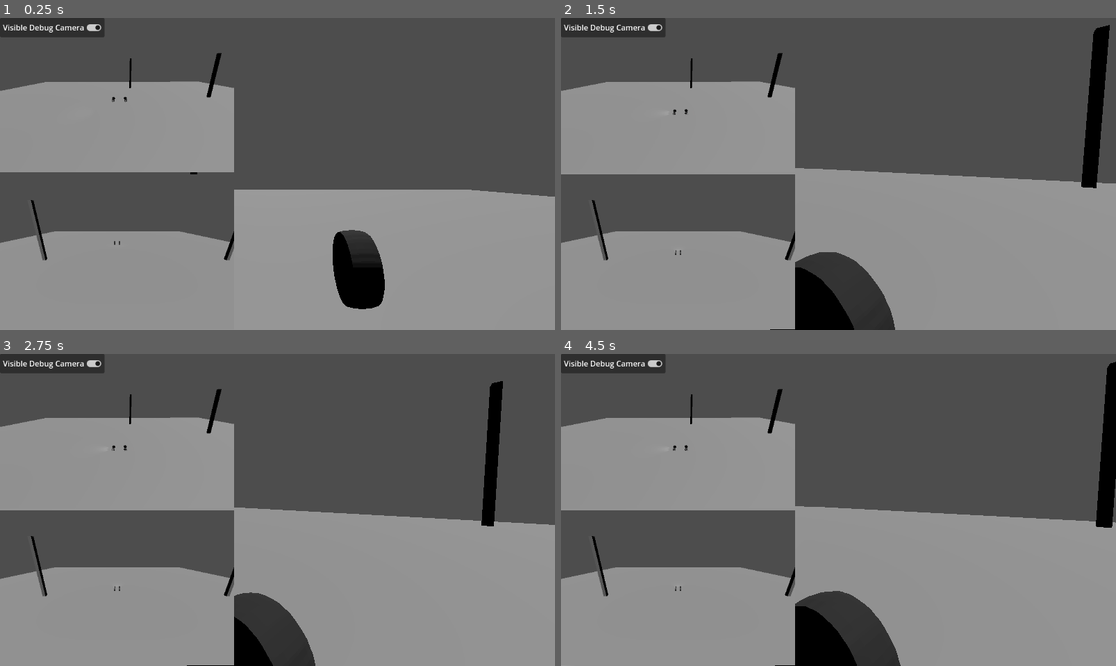
Above: before the commit, frames 1-4 (two rows, left to right).
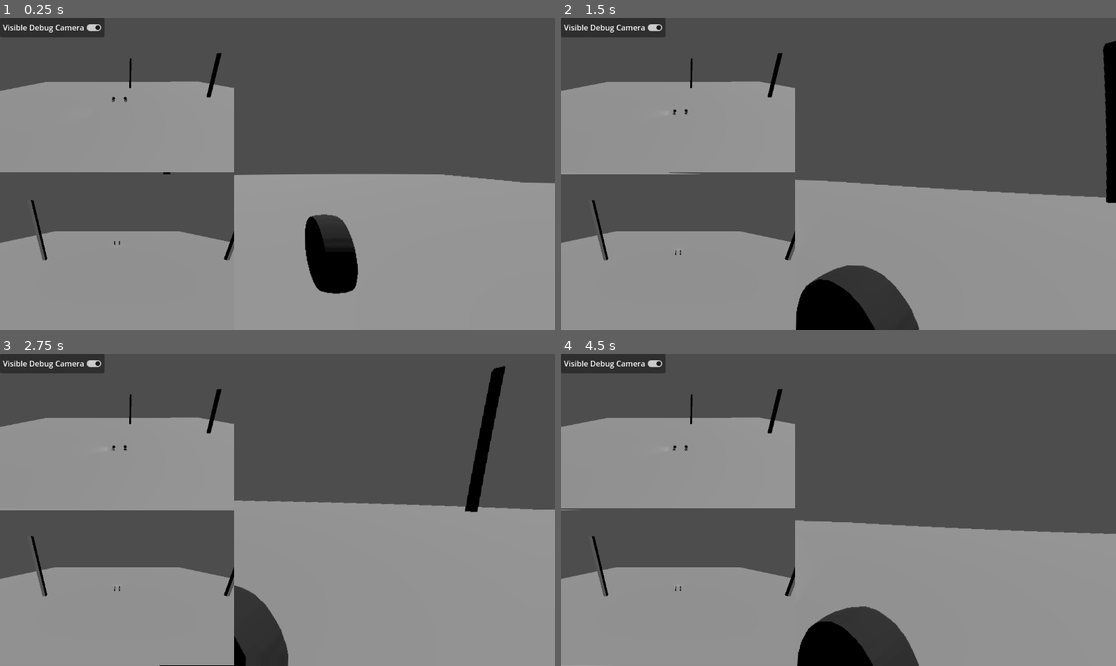
Above: after the commit, the same moments.

Repository: 45DegreeAngl/Code-for-cause
Game: Godot game, scene res://Prefabs/Player/debug_level.tscn
The game is run twice, just before and just after one commit, with the same random seed, the same clock (stepped at 60 frames per second) and the same inputs. Before the commit the project has no main scene; this scene is started directly in both runs.
Inputs (mouse positions are in pixels of both pictures, inside the frame that each line leads up to):
- Up to frame 1 (0.25 s): no input
- Up to frame 2 (1.5 s): tap Enter (Enter) at 0.5 s; move the mouse to (866, 174) at 0.52 s; hold Page Up (Page Up) from 0.53 s (still down); tap 0 (0) at 0.6 s; click (866, 174) at 0.67 s; tap 1 (1) at 0.8, 1.35 s; move the mouse to (810, 174) at 1.27 s; click (810, 174) at 1.42 s
- Up to frame 3 (2.75 s): keep holding Page Up (Page Up); tap 2 (2) at 1.55, 2.1 s; move the mouse to (288, 503) at 2.02 s; click (288, 503) at 2.17 s; tap 3 (3) at 2.3 s
- Up to frame 4 (4.5 s): keep holding Page Up (Page Up); move the mouse to (832, 516) at 2.77 s; tap 3 (3) at 2.85 s; click (832, 516) at 2.92 s; tap 4 (4) at 3.05, 3.6 s; move the mouse to (877, 513) at 3.52 s; click (877, 513) at 3.67 s; tap 5 (5) at 3.8, 4.35 s; move the mouse to (794, 506) at 4.27 s; click (794, 506) at 4.42 s

The runs differ from the first frame. In frame 1, 5.3% of the frame differs, in the area x 29-100%, y 49-94%; in frame 2, 6.8%, in the area x 19-100%, y 2-100%; in frame 3, 5.0%; in frame 4, 5.9%.

Commit message:
Drunk acquired

Diff:
--- a/Prefabs/Player/character_debug.tscn
+++ b/Prefabs/Player/character_debug.tscn
@@ -35,7 +35,7 @@
 
 [node name="SubViewport" type="SubViewport" parent="Debug Camera/ViewportContainer/SubViewportContainer"]
 handle_input_locally = false
-size = Vector2i(486, 321)
+size = Vector2i(2, 2)
 render_target_update_mode = 0
 
 [node name="Camera3D" type="Camera3D" parent="Debug Camera/ViewportContainer/SubViewportContainer/SubViewport"]
@@ -48,7 +48,7 @@
 
 [node name="SubViewport" type="SubViewport" parent="Debug Camera/ViewportContainer/SubViewportContainer2"]
 handle_input_locally = false
-size = Vector2i(486, 322)
+size = Vector2i(2, 2)
 render_target_update_mode = 0
 
 [node name="Camera3D" type="Camera3D" parent="Debug Camera/ViewportContainer/SubViewportContainer2/SubViewport"]
--- a/Prefabs/Player/debug_level.tscn
+++ b/Prefabs/Player/debug_level.tscn
@@ -1,9 +1,26 @@
-[gd_scene load_steps=3 format=3 uid="uid://dxwqiv7jwr7gx"]
+[gd_scene load_steps=5 format=3 uid="uid://dxwqiv7jwr7gx"]
 
 [ext_resource type="PackedScene" uid="uid://bup5hafnqfbh2" path="res://Prefabs/Player/Player Car.tscn" id="1_wi26b"]
 [ext_resource type="Script" path="res://Prefabs/debug_camera.gd" id="2_3myqa"]
+[ext_resource type="Shader" path="res://Shaders/wobble.gdshader" id="3_mo707"]
+
+[sub_resource type="ShaderMaterial" id="ShaderMaterial_hq2ha"]
+shader = ExtResource("3_mo707")
+shader_parameter/amplitude = 0.05
+shader_parameter/frequency = 0.355
+shader_parameter/height_mult = 4.37
 
 [node name="Debug Level" type="Node3D"]
+
+[node name="ColorRect" type="ColorRect" parent="."]
+material = SubResource("ShaderMaterial_hq2ha")
+use_parent_material = true
+anchors_preset = 15
+anchor_right = 1.0
+anchor_bottom = 1.0
+grow_horizontal = 2
+grow_vertical = 2
+mouse_filter = 2
 
 [node name="CSGBox3D" type="CSGBox3D" parent="."]
 use_collision = true
--- /dev/null
+++ b/Shaders/chromatic_abberation.gdshader
@@ -0,0 +1,22 @@
+shader_type canvas_item;
+
+uniform lowp sampler2D screen_texture : hint_screen_texture, filter_nearest_mipmap, repeat_enable;
+uniform lowp float alpha : hint_range(0.0, 1.0);
+uniform lowp float scale : hint_range(0.0, 2.0);
+
+uniform lowp float red_shift;
+uniform lowp float blue_shift;
+uniform lowp float green_shift;
+
+uniform lowp float red_mult = 1;
+
+void fragment() {
+	vec2 uvs = SCREEN_UV * scale;
+	vec4 final_texture  = texture(screen_texture, uvs);
+
+	float r = texture(screen_texture, uvs + vec2(SCREEN_PIXEL_SIZE*red_shift), 0.0).r * red_mult;
+	float g = texture(screen_texture, uvs + vec2(SCREEN_PIXEL_SIZE*green_shift), 0.0).g;
+	float b = texture(screen_texture, uvs + vec2(SCREEN_PIXEL_SIZE*blue_shift), 0.0).b;
+
+	COLOR = vec4(r, g, b, alpha);
+}
--- /dev/null
+++ b/Shaders/wobble.gdshader
@@ -0,0 +1,21 @@
+shader_type canvas_item;
+
+uniform sampler2D screen_texture : hint_screen_texture, repeat_disable, filter_nearest;
+uniform float amplitude = 1;
+uniform float frequency = 1;
+uniform float height_mult = 1;
+
+void fragment() {
+	float x = sin((TIME*2.0*PI + SCREEN_UV.y * height_mult)*frequency) * amplitude;
+	float y = sin((TIME*2.0*PI + SCREEN_UV.x * height_mult)*frequency) * amplitude;
+	vec2 new_pos = clamp(SCREEN_UV + vec2(x,y), vec2(0,0), vec2(1,1));
+	COLOR = textureLod(screen_texture, new_pos, 0.0);
+}
+void vertex() {
+	// Called for every vertex the material is visible on.
+}
+
+//void light() {
+	// Called for every pixel for every light affecting the CanvasItem.
+	// Uncomment to replace the default light processing function with this one.
+//}
--- a/project.godot
+++ b/project.godot
@@ -11,6 +11,7 @@
 [application]
 
 config/name="Code-for-cause"
+run/main_scene="res://Prefabs/Player/debug_level.tscn"
 config/features=PackedStringArray("4.3", "GL Compatibility")
 config/icon="res://icon.svg"
 
